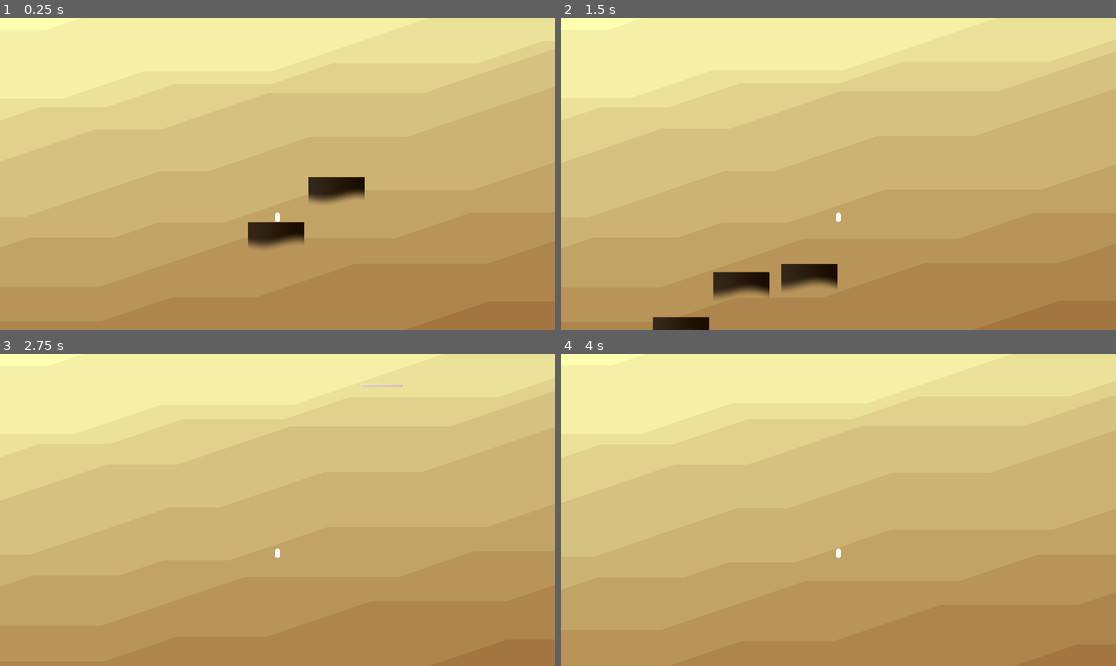
Above: before the commit, frames 1-4 (two rows, left to right).
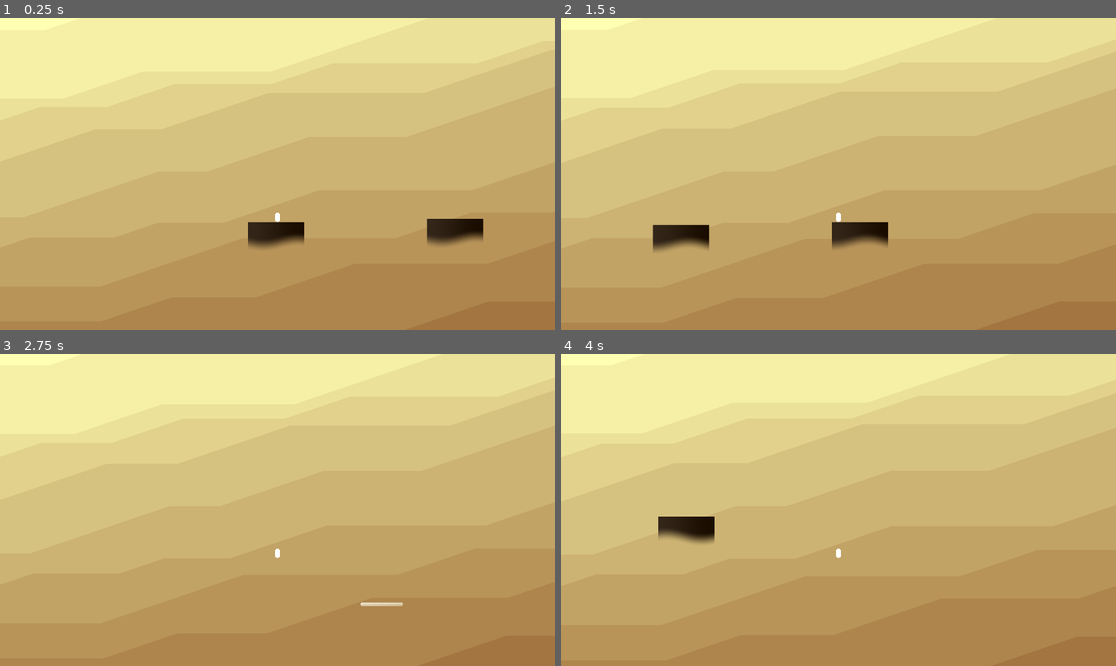
Above: after the commit, the same moments.

Repository: haikey-build/climb
Game: Godot game, scene res://level/desert_level.tscn
Two runs of this game, one before a commit and one after it. Both use one fixed random seed, a clock stepped at 60 frames per second and the inputs below.
Inputs:
- Up to frame 1 (0.25 s): no input
- Up to frame 2 (1.5 s): tap Enter (ui_accept) at 0.5 s; hold D (right) from 0.53 s (still down); tap W (jump) at 0.6, 0.77, 1.07 s; tap Q (recall_platform) at 1.35 s
- Up to frame 3 (2.75 s): tap W (jump) at 1.52, 1.55, 1.82, 2.3 s; release D (right) at 2.03 s; hold A (left) from 2.03 s (still down); tap S (set_platform) at 2.1 s
- Up to frame 4 (4 s): release A (left) at 2.78 s; hold D (right) from 2.78 s (still down); tap E (swap_platform_type) at 2.85 s; tap W (jump) at 3.02, 3.05, 3.32, 3.6, 3.77 s

The runs differ from the first frame. In frame 1, 1.6% of the frame differs, in the area x 55-88%, y 51-74%; in frame 2, 3.5%, in the area x 16-59%, y 65-100%; in frame 3, 0.2%; in frame 4, 0.8%.
Error before the commit: Invalid call. Nonexistent function 'get_id' in base 'StaticBody2D (standard_placed_plat.gd)'. (res://level/desert_level.gd:24)

Commit message:
testing

Diff:
--- a/char/desert_char.gd
+++ b/char/desert_char.gd
@@ -4,11 +4,14 @@
 signal recall_platform_attempted()
 signal char_landed(platform)
 
+const JUMP_VELOCITY = -1500
+
 @onready var FPS = 60
 @onready var WALK_SPEED = 200
 @onready var _current_selected_platform_type = Climb.PlatformType.STANDARD
 @onready var _type_standing_on = Climb.PlatformType.STANDARD
 @onready var _background = $DesertBackground
+@onready var _air_jump = 1
 
 
 func _cycle_platform_type():
@@ -28,10 +31,12 @@
 		velocity.x -= delta * FPS * WALK_SPEED
 	if Input.is_action_pressed("right"):
 		velocity.x += delta * FPS * WALK_SPEED
-	if Input.is_action_just_pressed("jump") and is_on_floor():
-		velocity.y -= 1500
-		if _type_standing_on == Climb.PlatformType.HIGH_JUMP:
-			velocity.y -= 800
+	if Input.is_action_just_pressed("jump"):
+		if is_on_floor():
+			velocity.y = JUMP_VELOCITY
+		elif _air_jump > 0:
+			velocity.y = JUMP_VELOCITY
+			_air_jump = 0
 	if Input.is_action_just_pressed("set_platform"):
 		set_platform_attempted.emit(position, _current_selected_platform_type)
 	if Input.is_action_just_pressed("recall_platform"):
@@ -66,3 +71,4 @@
 	if _type_standing_on == Climb.PlatformType.NOTHING:
 		char_landed.emit(platform)
 		_type_standing_on = platform.get_type()
+		_air_jump = 1
--- a/level/desert_level.gd
+++ b/level/desert_level.gd
@@ -20,17 +20,17 @@
 	platform.queue_free()
 
 
-func _on_desert_char_char_landed(platform):
-	if platform.get_id() == _world_platforms[-1].get_id():
-		var new_platform = _world_platform_scene.instantiate()
-		new_platform.position = _world_platforms[-1].position + _get_random_platform_offset()
-		print(_world_platforms[-1].get_id())
-		new_platform.set_id(_world_platforms[-1].get_id() + 1)
-		add_child(new_platform)
-		_world_platforms.push_back(new_platform)
-	for p in _world_platforms:
-		#print(p.get_id())
-		pass
+#func _on_desert_char_char_landed(platform):
+	#if platform.get_id() == _world_platforms[-1].get_id():
+		#var new_platform = _world_platform_scene.instantiate()
+		#new_platform.position = _world_platforms[-1].position + _get_random_platform_offset()
+		#print(_world_platforms[-1].get_id())
+		#new_platform.set_id(_world_platforms[-1].get_id() + 1)
+		#add_child(new_platform)
+		#_world_platforms.push_back(new_platform)
+	#for p in _world_platforms:
+		##print(p.get_id())
+		#pass
 
 func _get_random_platform_offset():
 	#var theta = _rng.randf_range(- 3 * PI / 4, PI / 4)
--- a/level/desert_level.tscn
+++ b/level/desert_level.tscn
@@ -14,5 +14,9 @@
 [node name="DesertChar" parent="." instance=ExtResource("2_3cbxh")]
 position = Vector2(3, -132)
 
+[node name="FloatingPlatform2" parent="." instance=ExtResource("1_fk405")]
+z_index = 2
+position = Vector2(617, -2)
+
 [connection signal="char_landed" from="DesertChar" to="." method="_on_desert_char_char_landed"]
 [connection signal="set_platform_attempted" from="DesertChar" to="." method="_on_desert_char_set_platform_attempted"]
